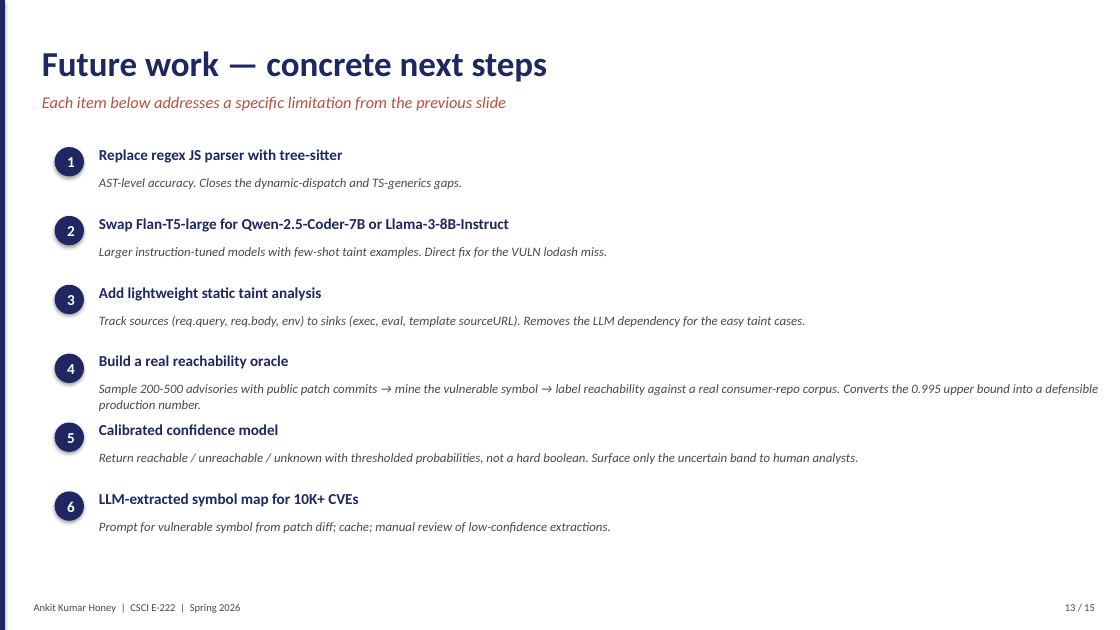
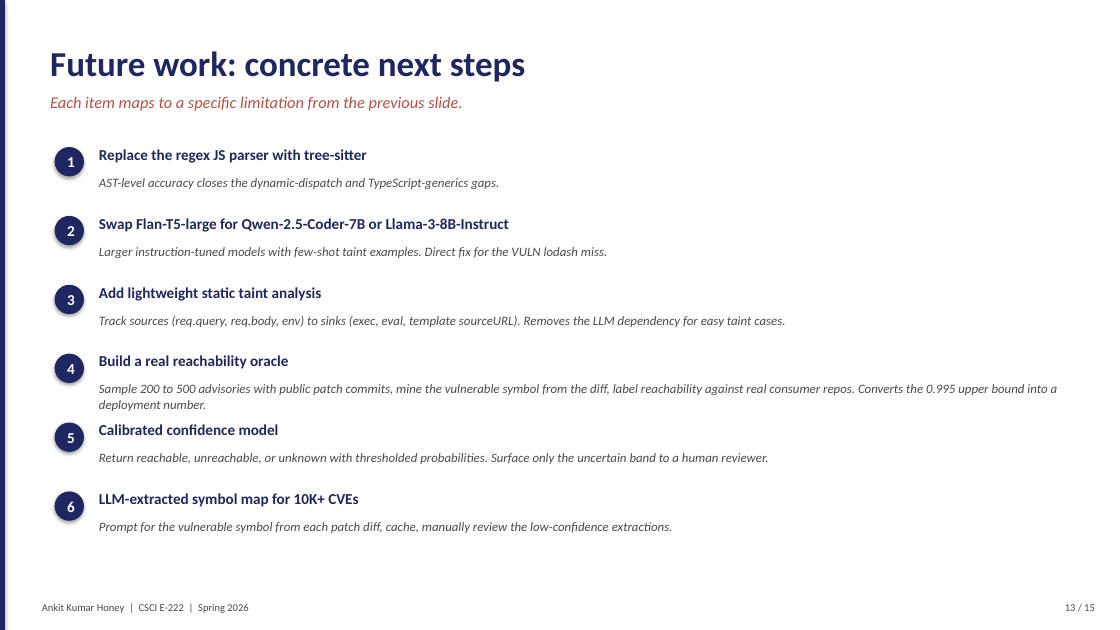
Before and after one commit to honeyankit/reachability-llm, a slide deck: slide 13 of reports/FalsePositive_SupplyChain_Honey.pptx. Drawn at 1120x630 pixels with LibreOffice and Linux fonts; fonts in the diff are those of the drawing. Boxes give left, top, right and bottom in pixels: in the first picture for what was removed or moved away, otherwise in the second. Text is boxed around its words. In the diff, an @@ line names an element or a change of style, - is before the commit and + after.

```diff
--- a/reports/FalsePositive_SupplyChain_Honey.pptx
+++ b/reports/FalsePositive_SupplyChain_Honey.pptx
@@ text at (x1=50, y1=51, x2=525, y2=82): text changed @@
-Future work — concrete next steps
+Future work: concrete next steps
@@ text at (x1=50, y1=96, x2=462, y2=111): text changed @@
-Each item below addresses a specific limitation from the previous slide
+Each item maps to a specific limitation from the previous slide.
@@ text at (x1=99, y1=149, x2=367, y2=163): text changed @@
-Replace regex JS parser with tree-sitter
+Replace the regex JS parser with tree-sitter
@@ text at (x1=99, y1=178, x2=499, y2=189): text changed @@
-AST-level accuracy. Closes the dynamic-dispatch and TS-generics gaps.
+AST-level accuracy closes the dynamic-dispatch and TypeScript-generics gaps.
@@ text at (x1=99, y1=316, x2=785, y2=327): text changed @@
-Track sources (req.query, req.body, env) to sinks (exec, eval, template sourceURL). Removes the LLM dependency for the easy taint cases.
+Track sources (req.query, req.body, env) to sinks (exec, eval, template sourceURL). Removes the LLM dependency for easy taint cases.
@@ text at (x1=99, y1=384, x2=1058, y2=411): text changed @@
-Sample 200-500 advisories with public patch commits → mine the vulnerable symbol → label reachability against a real consumer-repo corpus. Converts the 0.995 upper bound into a defensible production number.
+Sample 200 to 500 advisories with public patch commits, mine the vulnerable symbol from the diff, label reachability against real consumer repos. Converts the 0.995 upper bound into a deployment number.
@@ text at (x1=99, y1=453, x2=768, y2=464): text changed @@
-Return reachable / unreachable / unknown with thresholded probabilities, not a hard boolean. Surface only the uncertain band to human analysts.
+Return reachable, unreachable, or unknown with thresholded probabilities. Surface only the uncertain band to a human reviewer.
@@ text at (x1=99, y1=522, x2=673, y2=533): text changed @@
-Prompt for vulnerable symbol from patch diff; cache; manual review of low-confidence extractions.
+Prompt for the vulnerable symbol from each patch diff, cache, manually review the low-confidence extractions.
@@ text "Ankit Kumar Honey | CSCI ..." moved from (x1=34, y1=604, x2=240, y2=613) to (x1=42, y1=603, x2=248, y2=613) @@
```
Also in this commit, not shown: 14 other slides changed, 3 other files.
